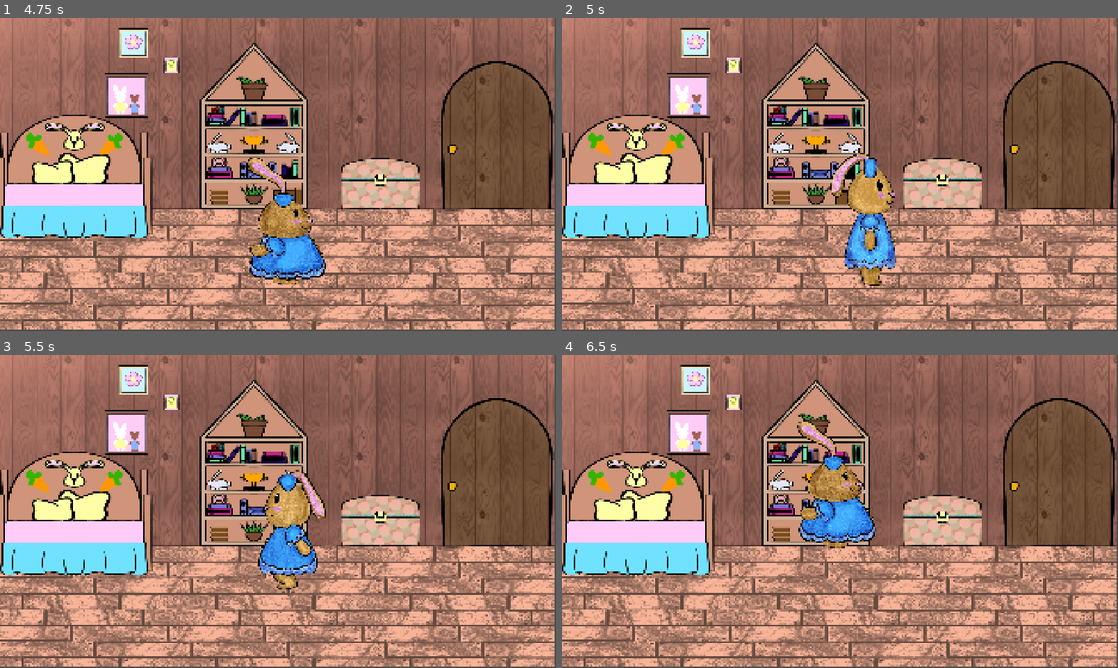
Above: before the commit, frames 1-4 (two rows, left to right).
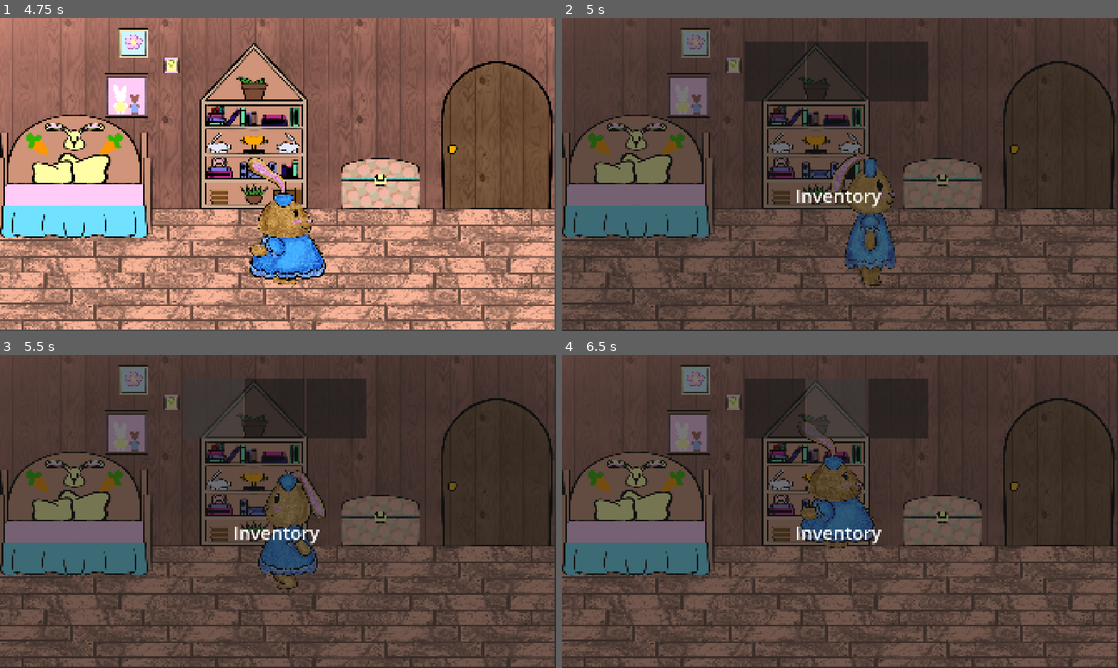
Above: after the commit, the same moments.

Repository: PrincessATINY/thomas_POC
Game: Godot game, scene res://Scenes/startmenu.tscn
Same seed, same stepped clock (60 frames per second), same inputs: the game is played once before the commit and once after it.
Inputs (mouse positions are in pixels of both pictures, inside the frame that each line leads up to):
- Up to frame 1 (4.75 s): click "Start Game" at 0.5 s; tap Enter at 1.25 s; move the mouse to (378, 180) at 1.27 s; click (378, 180) at 1.35 s; move the mouse to (72, 174) at 2.02 s; click (72, 174) at 2.1 s; move the mouse to (250, 140) at 2.77 s; click (250, 140) at 2.85 s; move the mouse to (250, 237) at 3.52 s; click (250, 237) at 3.6 s; move the mouse to (444, 221) at 4.27 s; click (444, 221) at 4.35 s
- Up to frame 2 (5 s): tap Tab (inventory, bound only after the commit) at 4.9 s
- Up to frame 3 (5.5 s): click (211, 408) at 5.02 s
- Up to frame 4 (6.5 s): click (834, 408) at 5.77 s

Frame 1 is identical in both runs. In frame 2, 96% of the frame differs, in the area x 0-100%, y 0-100%; in frame 3, 96%; in frame 4, 97%.

Commit message:
Inventory Menu Finished
Finished design and logic for basic inventory menu

Diff:
--- a/thomas-poc/Scenes/player.tscn
+++ b/thomas-poc/Scenes/player.tscn
@@ -8,6 +8,8 @@
 [ext_resource type="Texture2D" uid="uid://dedy5eha2dlcf" path="res://Assets/Bonnie_Move/Bonnie_MoveColor-5.png" id="6_ukyrk"]
 [ext_resource type="Texture2D" uid="uid://cg0lvu7ra5pxd" path="res://Assets/Bonnie_Move/Bonnie_MoveColor-6.png" id="7_7dp3o"]
 [ext_resource type="Texture2D" uid="uid://gxkb78dywoom" path="res://Assets/Bonnie_Move/Bonnie_MoveColor-7.png" id="8_h4iuc"]
+[ext_resource type="Script" uid="uid://mbevr4r2v2nk" path="res://Scripts/inventory.gd" id="9_gymyn"]
+[ext_resource type="PackedScene" uid="uid://ol0urhue8r3x" path="res://Scenes/slot.tscn" id="10_tx1dd"]
 
 [sub_resource type="SpriteFrames" id="SpriteFrames_g4v7s"]
 animations = [{
@@ -49,6 +51,9 @@
 [sub_resource type="RectangleShape2D" id="RectangleShape2D_10k86"]
 size = Vector2(60.000507, 67.56814)
 
+[sub_resource type="LabelSettings" id="LabelSettings_g4v7s"]
+font_size = 64
+
 [node name="player" type="CharacterBody2D" unique_id=1647085335]
 scale = Vector2(1.8499844, 1.8499844)
 script = ExtResource("1_8erm5")
@@ -63,3 +68,52 @@
 [node name="CollisionShape2D" type="CollisionShape2D" parent="." unique_id=783188320]
 position = Vector2(-0.27027363, 34.865158)
 shape = SubResource("RectangleShape2D_10k86")
+
+[node name="inventory" type="Node" parent="." unique_id=904251550]
+script = ExtResource("9_gymyn")
+
+[node name="window" type="Panel" parent="inventory" unique_id=1891502685]
+anchors_preset = 15
+anchor_right = 1.0
+anchor_bottom = 1.0
+grow_horizontal = 2
+grow_vertical = 2
+metadata/_edit_use_anchors_ = true
+
+[node name="slotContainer" type="GridContainer" parent="inventory/window" unique_id=455494446]
+layout_mode = 1
+anchors_preset = -1
+anchor_left = 0.33020833
+anchor_top = 0.073148146
+anchor_right = 0.7305098
+anchor_bottom = 1.0731481
+grow_horizontal = 2
+grow_vertical = 2
+scale = Vector2(0.8301035, 0.8301035)
+columns = 3
+metadata/_edit_use_anchors_ = true
+
+[node name="slot" parent="inventory/window/slotContainer" unique_id=108809043 instance=ExtResource("10_tx1dd")]
+layout_mode = 2
+
+[node name="slot2" parent="inventory/window/slotContainer" unique_id=286267735 instance=ExtResource("10_tx1dd")]
+layout_mode = 2
+
+[node name="slot3" parent="inventory/window/slotContainer" unique_id=434438551 instance=ExtResource("10_tx1dd")]
+layout_mode = 2
+
+[node name="infotxt" type="Label" parent="inventory/window" unique_id=1129481661]
+layout_mode = 1
+anchors_preset = 12
+anchor_top = 1.0
+anchor_right = 1.0
+anchor_bottom = 1.0
+offset_left = -6.0
+offset_top = -512.0
+offset_right = -6.0
+offset_bottom = -424.0
+grow_horizontal = 2
+grow_vertical = 0
+text = "Inventory"
+label_settings = SubResource("LabelSettings_g4v7s")
+horizontal_alignment = 1
--- /dev/null
+++ b/thomas-poc/Scenes/slot.tscn
@@ -0,0 +1,41 @@
+[gd_scene format=3 uid="uid://ol0urhue8r3x"]
+
+[ext_resource type="Script" uid="uid://comecufkfsmym" path="res://Scripts/slot.gd" id="1_12ej0"]
+[ext_resource type="Texture2D" uid="uid://bnypbsj6jrg21" path="res://Assets/Inventory/IMG_0571.PNG" id="2_67ou1"]
+
+[node name="slot" type="Button" unique_id=108809043]
+custom_minimum_size = Vector2(250, 250)
+script = ExtResource("1_12ej0")
+
+[node name="icon" type="TextureRect" parent="." unique_id=568027146]
+layout_mode = 1
+anchors_preset = 8
+anchor_left = 0.5
+anchor_top = 0.5
+anchor_right = 0.5
+anchor_bottom = 0.5
+offset_left = -116.56729
+offset_top = -118.976654
+offset_right = 118.34317
+offset_bottom = 113.524506
+grow_horizontal = 2
+grow_vertical = 2
+mouse_filter = 2
+texture = ExtResource("2_67ou1")
+expand_mode = 1
+
+[node name="qty" type="Label" parent="." unique_id=111112074]
+layout_mode = 1
+anchors_preset = 3
+anchor_left = 1.0
+anchor_top = 1.0
+anchor_right = 1.0
+anchor_bottom = 1.0
+offset_left = -40.0
+offset_top = -23.0
+grow_horizontal = 0
+grow_vertical = 0
+theme_override_font_sizes/font_size = 32
+text = "1"
+horizontal_alignment = 1
+vertical_alignment = 1
--- /dev/null
+++ b/thomas-poc/Scripts/inventory.gd
@@ -0,0 +1,82 @@
+class_name Inventory
+extends Node
+
+var slots: Array[InventorySlot]
+@onready var window: Panel = get_node("window")
+@onready var info_text: Label = get_node("window/infotxt")
+@export var starter_items: Array[ItemList]
+
+func _ready ():
+	#ASSURE INVENTORY IS NOT VISIBLE AT START OF GAME!!
+	toggle_window(false)
+
+
+
+func _process (delta):
+	#ASSIGN SLOTS FOR ITEMS!! SET TO NULL SO SLOTS ARE BLANK WITH NO DEFAULT ITEMS!!
+	for child in get_node("window/slotContainer").get_children():
+		slots.append(child)
+		child.set_item(null)
+		child.inventory = self
+
+	for item in starter_items:
+		add_item(item)
+
+	if Input.is_action_just_pressed("inventory"):
+		toggle_window(!window.visible)
+
+func toggle_window (open : bool):
+	window.visible = open
+
+	#DISPLAY MOUSE CURSOR WHEN INVENTORY IS OPEN!!
+	if open:
+		Input.mouse_mode = Input.MOUSE_MODE_VISIBLE
+
+func on_give_player_item (item : ItemList, amount : int):
+	pass
+
+func add_item (item : ItemList):
+	var slot = get_slot_to_add(item)
+
+	if slot == null:
+		return
+
+	if slot.item == null:
+		slot.set_item(item)
+	elif slot.item == item:
+		slot.add_item()
+
+func remove_item (item : ItemList):
+	var slot = get_slot_to_remove(item)
+
+	if slot == null or slot.item == item:
+		return
+
+	slot.remove_item()
+
+func get_slot_to_add (item : ItemList) -> InventorySlot:
+	for slot in slots:
+		if slot.item == item and slot.quantity < item.max_stack_size:
+			return slot
+
+	for slot in slots:
+		if slot.item == null:
+			return slot
+
+	return null
+
+func get_slot_to_remove (item : ItemList) -> InventorySlot:
+	for slot in slots:
+		if slot.item == item:
+			return slot
+
+	return null
+
+func get_number_of_item (item : ItemList) -> int:
+	var total = 0
+
+	for slot in slots:
+		if slot.item == item:
+			total += slot.quantity
+
+	return total
--- a/thomas-poc/Scripts/player.gd
+++ b/thomas-poc/Scripts/player.gd
@@ -24,3 +24,6 @@
 		move_and_slide()
 	else:
 		animated_sprite.play("Idle")
+
+	if Input.is_action_just_pressed("quitGame"):
+		get_tree().quit()
--- /dev/null
+++ b/thomas-poc/Scripts/slot.gd
@@ -0,0 +1,38 @@
+class_name InventorySlot
+extends Node
+
+var item: ItemList
+var quantity: int
+
+@onready var icon: TextureRect = get_node("icon")
+@onready var quantity_text: Label = get_node("qty")
+var inventory: Inventory
+
+func set_item (new_item: ItemList):
+	item = new_item
+	quantity = 1
+
+	if item == null:
+		icon.visible = false
+	else:
+		icon.visible = true
+		icon.texture = item.icon
+
+	update_qty()
+
+func add_item ():
+	quantity += 1
+	update_qty()
+
+func remove_item ():
+	quantity -= 1
+	update_qty()
+
+	if quantity == 0:
+		set_item(null)
+
+func update_qty ():
+	if quantity <= 1:
+		quantity_text.text = ""
+	else:
+		quantity_text.text = str(quantity)
--- a/thomas-poc/project.godot
+++ b/thomas-poc/project.godot
@@ -34,6 +34,11 @@
 "events": [Object(InputEventKey,"resource_local_to_scene":false,"resource_name":"","device":-1,"window_id":0,"alt_press …(195 unchanged characters)…
 ]
 }
+inventory={
+"deadzone": 0.2,
+"events": [Object(InputEventKey,"resource_local_to_scene":false,"resource_name":"","device":-1,"window_id":0,"alt_pressed":false,"shift_pressed":false,"ctrl_pressed":false,"meta_pressed":false,"pressed":false,"keycode":0,"physical_keycode":4194306,"key_label":0,"unicode":0,"location":0,"echo":false,"script":null)
+]
+}
 
 [physics]
 
Binary file added: thomas-poc/Assets/Inventory/IMG_0570.PNG
Not shown, changed: thomas-poc/Assets/Inventory/IMG_0570.PNG.import
Binary file added: thomas-poc/Assets/Inventory/IMG_0571.PNG
Not shown, changed: thomas-poc/Assets/Inventory/IMG_0571.PNG.import
Binary file added: thomas-poc/Assets/Inventory/IMG_0572.PNG
Not shown, changed: thomas-poc/Assets/Inventory/IMG_0572.PNG.import
Binary file removed: thomas-poc/Assets/Inventory/StartingItems_Level-1.png
Binary file removed: thomas-poc/Assets/Inventory/StartingItems_Level-2.png
Binary file removed: thomas-poc/Assets/Inventory/StartingItems_Level-3.png
Not shown, added: thomas-poc/Scripts/inventory.gd.uid
Not shown, added: thomas-poc/Scripts/slot.gd.uid
